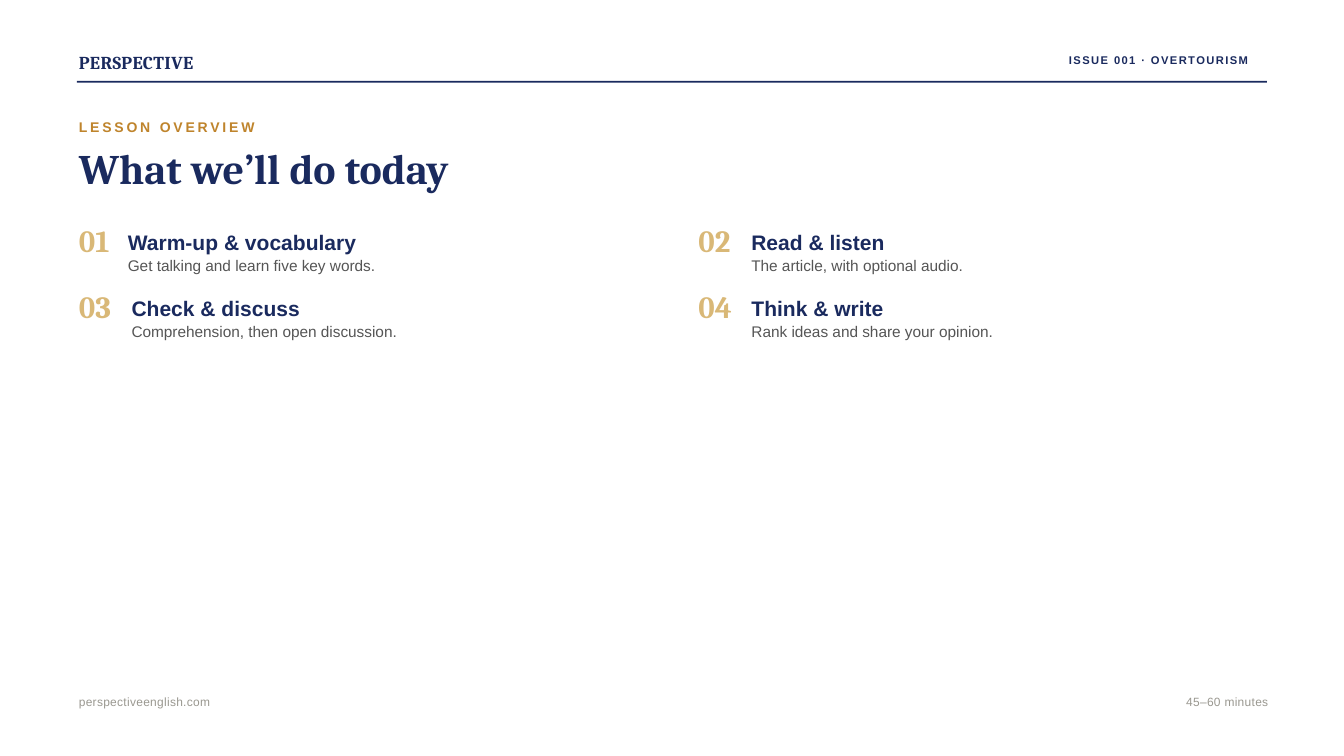
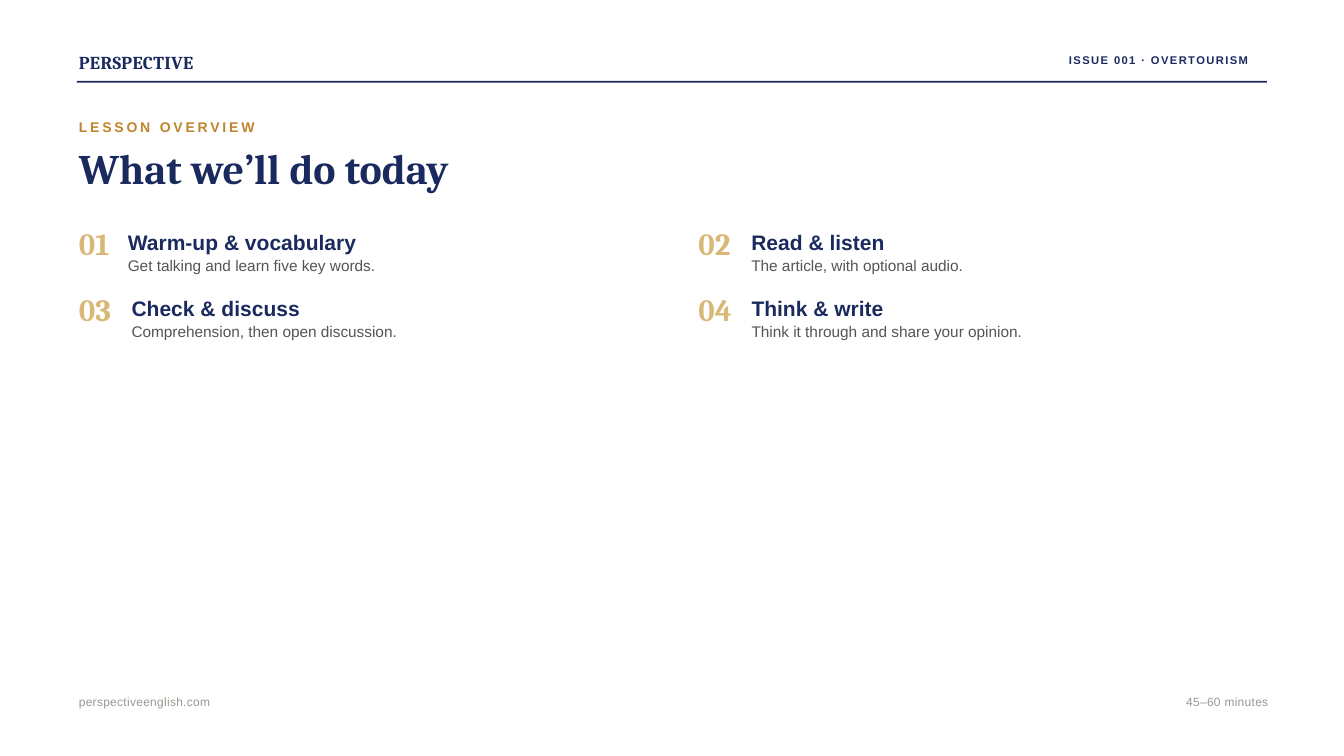
Before and after one commit to Swinka85/perspective-english, a slide deck: slide 2 of downloads/issue001-overtourism.pptx. Drawn at 1344x756 pixels with LibreOffice and Linux fonts; fonts in the diff are those of the drawing. Boxes give left, top, right and bottom in pixels: in the first picture for what was removed or moved away, otherwise in the second. Text is boxed around its words. In the diff, an @@ line names an element or a change of style, - is before the commit and + after.

```diff
--- a/downloads/issue001-overtourism.pptx
+++ b/downloads/issue001-overtourism.pptx
@@ line spacing 0.79 to 0.89 in 4 elements at <box>79,234,110,255</box>, <box>698,234,730,255</box>, <box>79,300,111,321</box>, <box>698,300,731,321</box> @@
@@ text at <box>752,326,1022,340</box>: text changed @@
-Rank ideas and share your opinion.
+Think it through and share your opinion.
```
Also in this commit, not shown: 14 other slides changed, 2 other files.
